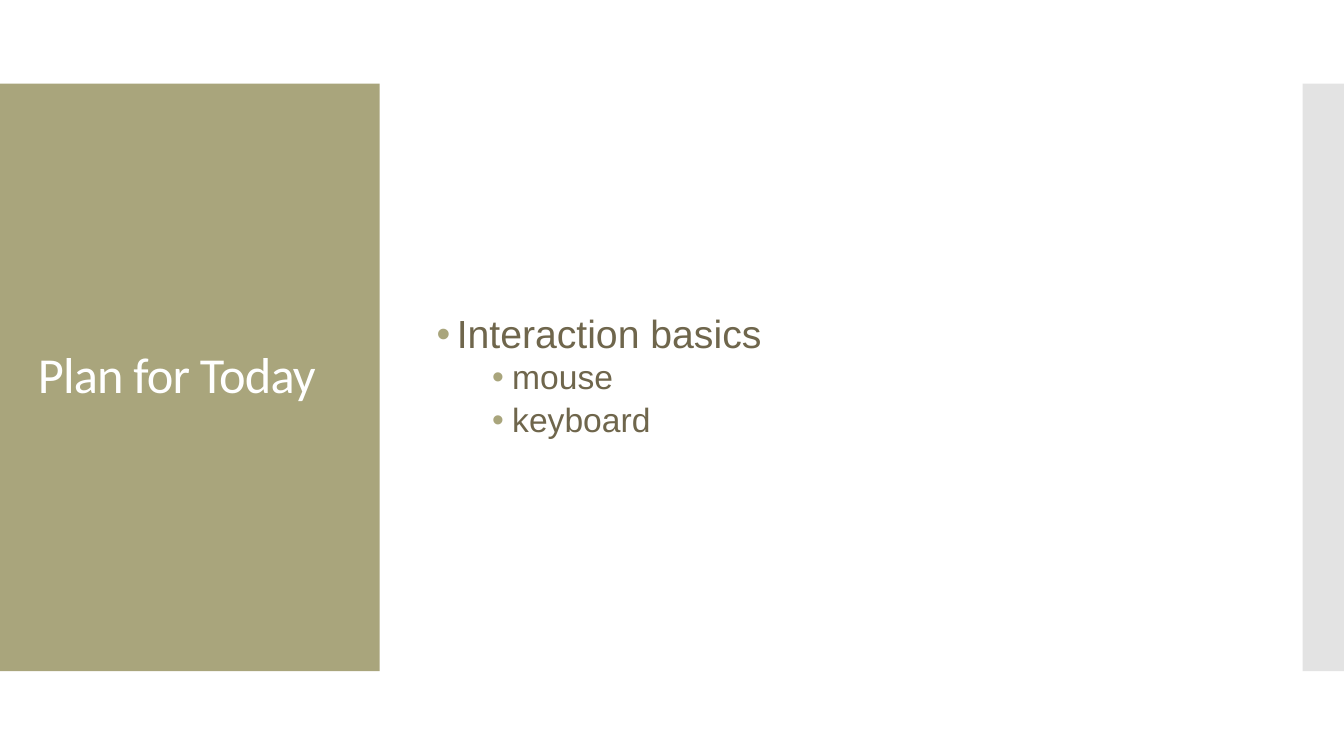
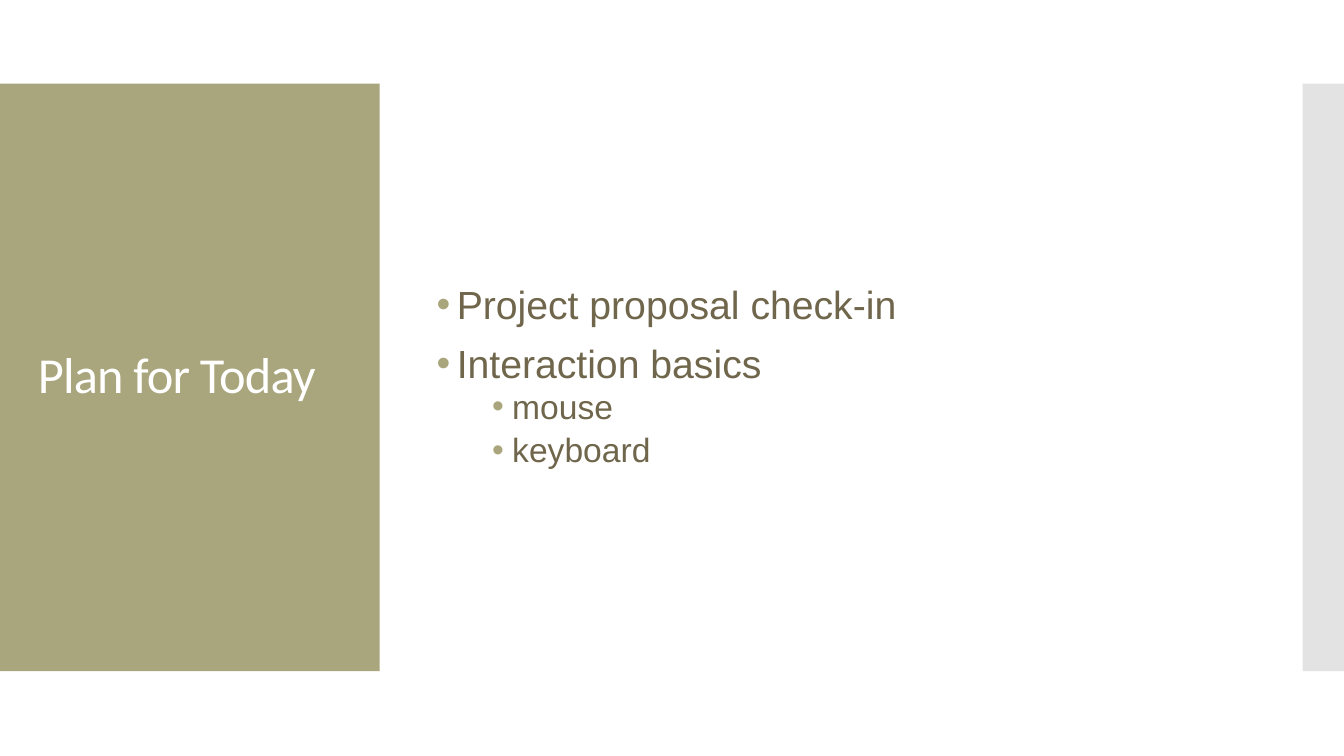
Before and after one commit to amosca01/CAIS117-S24, a slide deck: slide 2 of slides/26-interaction.pptx. Drawn at 1344x756 pixels with LibreOffice and Linux fonts; fonts in the diff are those of the drawing. Boxes give left, top, right and bottom in pixels: in the first picture for what was removed or moved away, otherwise in the second. Text is boxed around its words. In the diff, an @@ line names an element or a change of style, - is before the commit and + after.

```diff
--- a/slides/26-interaction.pptx
+++ b/slides/26-interaction.pptx
@@ text at box(457, 290, 897, 327): paragraph added @@
+• Project proposal check-in
```
Also in this commit, not shown: 2 slides added, 4 other files.
